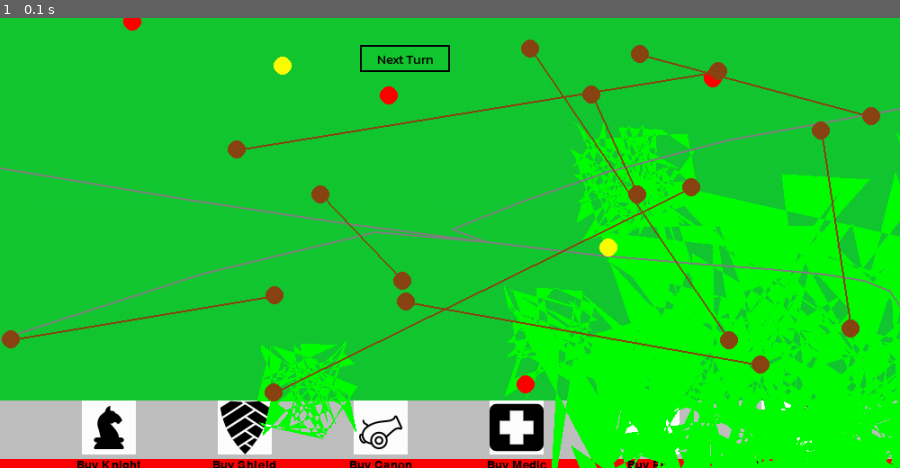
Above: before the commit, frame 1.
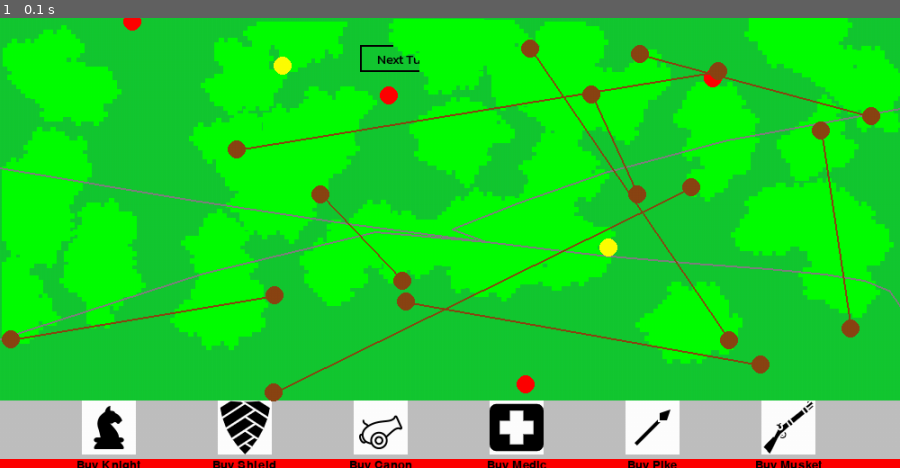
Above: after the commit, the same moment.

Repository: Nockiest/pygame-battleforge.
Game: pygame game, started from app.py
Two runs of this game, one before a commit and one after it. Both use one fixed random seed, a clock stepped at 60 frames per second and the inputs below.
Inputs:
- Up to frame 1 (0.1 s): no input

The runs differ from the first frame. In frame 1, 50% of the frame differs, in the area x 0-100%, y 0-100%.

Commit message:
added forrest generation

Diff:
--- a/battelground.py
+++ b/battelground.py
@@ -1,6 +1,9 @@
 import random
 import pygame
+import math
 from config import *
+square_size = 5  # Adjust the size range as needed
+
 def do_lines_intersect(p1, p2, p3, p4):
     def orientation(p, q, r):
         val = (q[1] - p[1]) * (r[0] - q[0]) - (q[0] - p[0]) * (r[1] - q[1])
@@ -34,7 +37,7 @@
         self.supply_depots = []
 
         # Define quantities of each element to generate
-        self.num_forests = 10
+        self.num_forests = 50
         self.num_rivers = 3
         self.num_towns = 4
         self.num_roads = 9
@@ -42,26 +45,45 @@
 
     def place_forrests(self):
           for _ in range(self.num_forests):
-            x = random.randint(0, self.width)
-            y = random.randint(0, self.height - BUTTON_BAR_HEIGHT)
-            size = random.uniform(100, 1000)  # Adjust the size range as needed
-
-            forest_shape = self.create_irregular_polygon(x, y, size)
+            x =  round(random.randint(0, self.width))
+            y =  round(random.randint(0, self.height - BUTTON_BAR_HEIGHT))
+
+
+            forest_size = 1500 # round(random.randint(20, 50))
+            forest_shape = self.create_forest_squares(x, y, square_size, 0.2, forest_size)
             self.forests.append(forest_shape)
 
-    def create_irregular_polygon(self, x, y, size):
-        num_points = random.randint(50, 100)  # Number of points for the polygon
-        angle_increment = random.uniform(360 / num_points, 15)  # Limit angle increment
-        points = []
-
-        for i in range(num_points):
-            angle = i * angle_increment
-            distance = random.uniform(size * 0.9, size)  # Adjust the size variation
-            x_point = x + distance * (0.5 + random.uniform(-0.3, 0.3))
-            y_point = y + distance * (0.5 + random.uniform(-0.3, 0.3))
-            points.append((x_point, y_point))
+    def create_forest_squares(self, x, y, size, regularity, forest_size):
+        points = [(x, y)]  # Start with the initial square's center
+        num_squares = 1
+        last_points = points[-4:]  # Get the last 4 points
+
+        while num_squares < forest_size:
+            new_points = []
+
+            # Generate new points with a probability based on regularity
+            for px, py in last_points:
+                if random.random() < regularity:
+                    new_points.append((px + size, py))  # Right
+                    new_points.append((px - size, py))  # Left
+                    new_points.append((px, py + size))  # Down
+                    new_points.append((px, py - size))  # Up
+                else:
+                    new_points.append((px, py))
+
+            # Filter out points that are duplicates or outside the bounds
+            new_points = [
+                (new_x, new_y)
+                for new_x, new_y in new_points
+                if (0 <= new_x < self.width) and (0 <= new_y < self.height)
+            ]
+            new_points = list(set(new_points))  # Remove duplicates
+            last_points = new_points  # Update last_points with new points
+            points.extend(new_points)
+            num_squares = len(points)
 
         return points
+
     def place_rivers(self):
         for _ in range(self.num_rivers):
             start_x = random.choice([0, self.width])
@@ -168,15 +190,13 @@
         dot_radius = 10
 
         # Draw forrests
-        print("x")
         for forest in self.forests:
-            pygame.draw.polygon(screen, (0, 255, 0), forest)  # Draw an irregular polygon for each forest
-            # pygame.draw.circle(screen, (34, 139, 34), (x, y), dot_radius)  # Dark Green
-        print("y")
-        # Draw rivers
+            for point in forest:
+                x, y = point
+                rect = pygame.Rect(x, y, square_size +1, square_size +1) # to avoid gaps
+                pygame.draw.rect(screen, (0, 255, 0), rect)  # Fill the square with green color
+
         for points in self.rivers:
-            # pygame.draw.circle(screen, (128, 128, 128), points[0], dot_radius)
-            # pygame.draw.circle(screen, (128, 128, 128), points[-1], dot_radius)
             pygame.draw.lines(screen, (128, 128, 128), False, points, 2)
         # Draw towns
         for x, y in self.towns:
--- a/tempCodeRunnerFile.py
+++ b/tempCodeRunnerFile.py
@@ -1 +1,2 @@
-(
+
+battle_ground.place_supply_depots()
